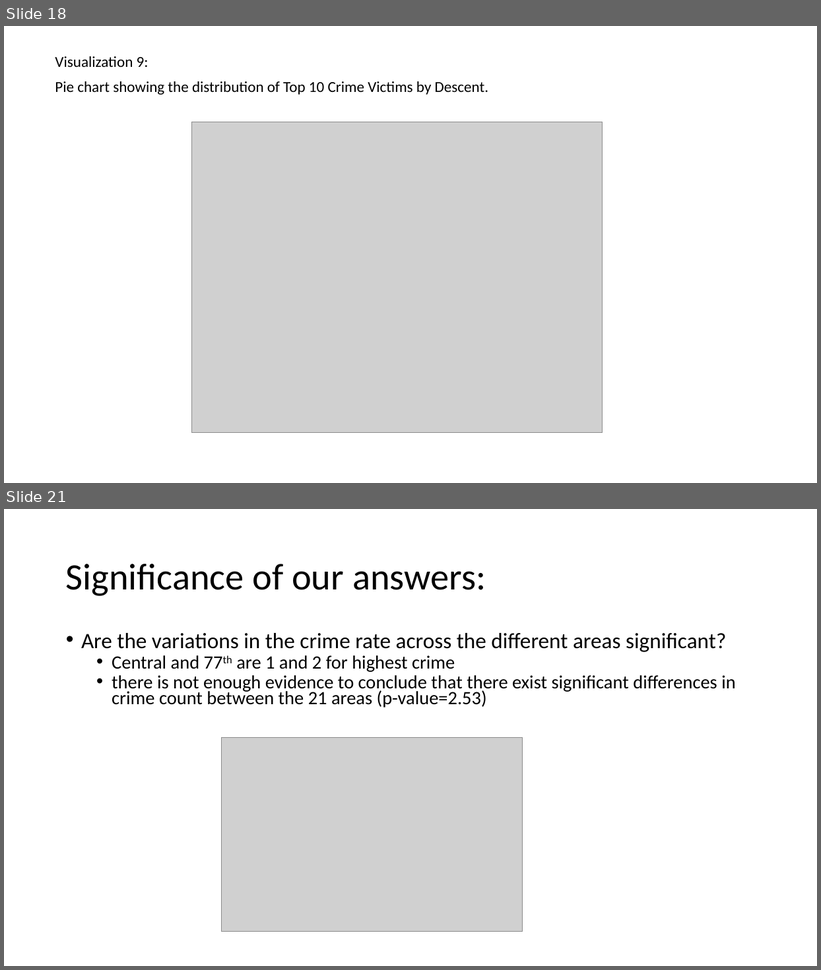
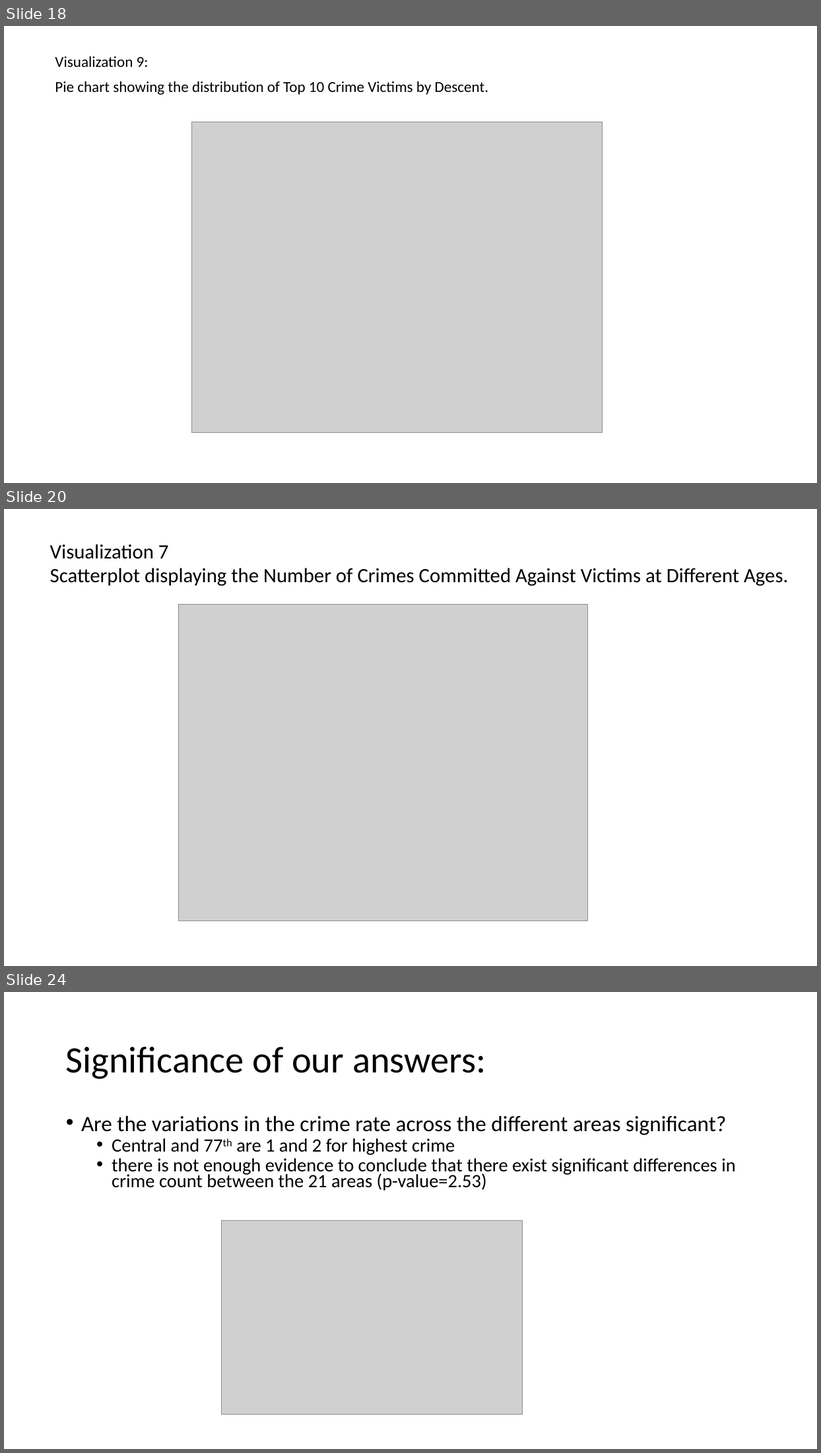
Before and after one commit to qazifabiahoq/Project_Crime_in_La_2020-Dec2023, a slide deck: Final Presentation.pptx. Shown one above the other, each under a label of ours: slides 18 and 21 before the commit, slides 18, 20 and 24 after it; the slides between them are not shown. The pictures are 821x970 and 821x1453 pixels, drawn with LibreOffice and Linux fonts; fonts in the diff are those of the drawing; grey boxes stand for pictures. Boxes give left, top, right and bottom in pixels: in the first picture for what was removed or moved away, otherwise in the second. Text is boxed around its words. In the diff, an @@ line names an element or a change of style, - is before the commit and + after.

```diff
--- a/Final Presentation.pptx
+++ b/Final Presentation.pptx
@@ slide 20 added at [4,509,817,966], background #FFFFFF @@
@@ text added at [50,544,788,586], 24 pt, text #000000 @@
+Visualization 7
+Scatterplot displaying the Number of Crimes Committed Against Victims at Different Ages.
@@ picture added at [178,605,588,921] @@
@@ what was slide 21 is now slide 24 @@
```
Also in this commit, not shown: 4 other slides added, 3 slides removed.
